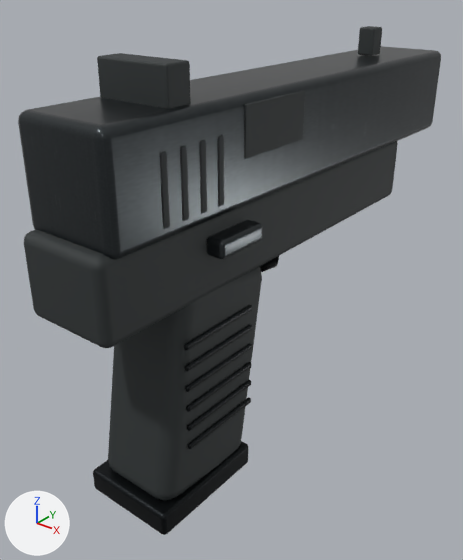
What one commit did to the glTF model models/csgo/deagle.glb.
Both versions are drawn from a 50 mm lens placed at (0.172, -0.205, 0.09), pointed at (-0.015, 0.029, -0.055). The axes (+X, +Y, +Z) are drawn at lower left. The lights are the same throughout. The picture after the commit comes second. Where no turn or scale is listed for an object, it has been applied to the vertices. Vertices at exactly the same position are counted once.

Objects in the first picture: 'weapon_Machined edges', 'weapon_Parkerized steel', 'weapon_Polymer'.
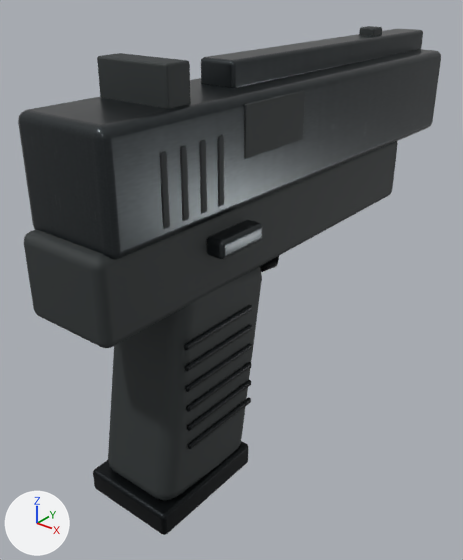
Pixel boxes (x1, y1, x2, y2) of what changed, in the pictures (463 x 560 px):
'weapon_Machined edges', reshaped (8% taller)
    before: (18, 46, 441, 259)
    after: (18, 29, 441, 259)
part 1 of me_cylinder, added
    after: (201, 29, 423, 88)

The change, as a list of edits to the scene's bpy script:
```text
Change me_cylinder:
    used by ob_weapon_machined_edges; location = (0.0, 0.184, 0.025)
    remove me_cylinder.from_pydata(...)  # 336 vertices, 660 faces; spans x -0.023..0.031, y -0.264..0.013, z -0.035..0.023
    add me_cylinder.from_pydata(...)  # 432 vertices, 848 faces; spans x -0.023..0.031, y -0.264..0.013, z -0.035..0.033
    me_cylinder part 1: the loose piece of 96 vertices spanning x -0.023..0.023, y -0.264..-0.004, z -0.023..0.023 is copied, and the copy is scaled about its middle by (0.39, 0.696, 0.243), then moved by (0.0, 0.04, 0.027); it spans x -0.009..0.009, y -0.184..-0.004, z 0.021..0.033
```
